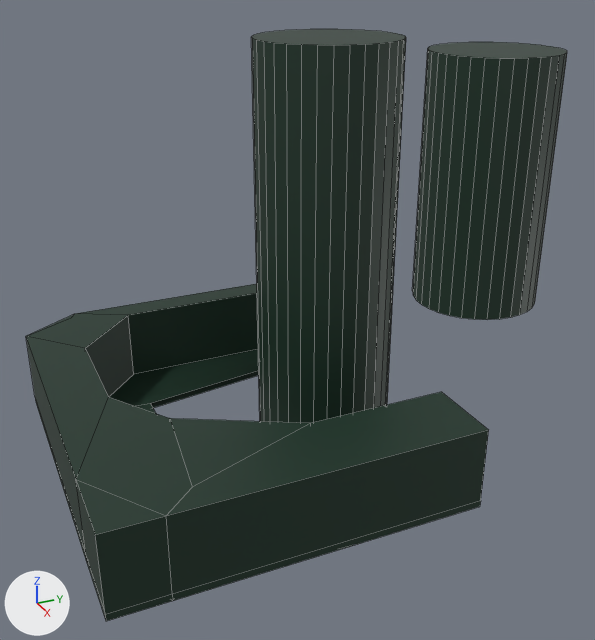
Before and after pictures for a commit that changed the OBJ model assets/walls.obj.
One viewpoint serves both versions: a 50 mm lens placed at (396.0, -235.0, 218.0), pointed at (5.0, -59.0, 23.0). The axes (+X, +Y, +Z) are drawn at lower left. The lights are the same throughout. The first picture is the older version. Mesh edges are drawn as thin lines. Where no turn or scale is listed for an object, it has been applied to the vertices. Vertices at exactly the same position are counted once.
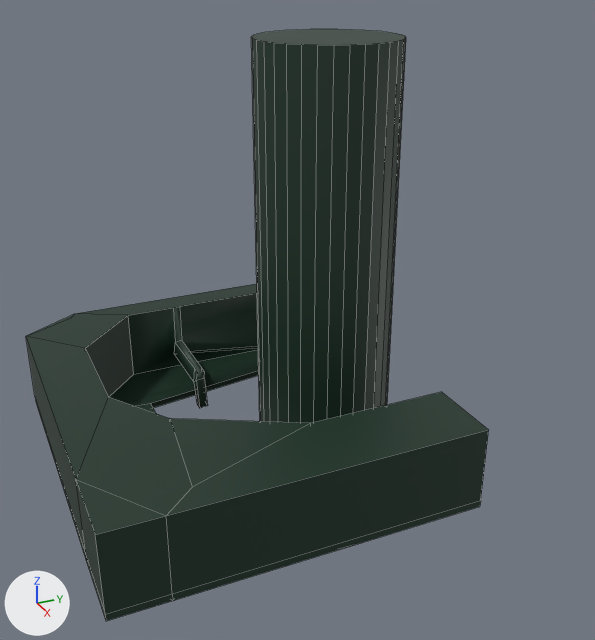
Commit message: finish line

The edits, one by one:
me_plane is used by ob_plane; location (0.0, 0.0, 0.0).
me_plane had 130 vertices, 84 faces, 2 loose edges and spanned x -26.0..163.0, y -206.0..-26.0, z -69.0..182.0.
me_plane now has 160 vertices, 106 faces, 2 loose edges and spans x -26.0..163.0, y -206.0..-26.0, z -69.0..182.0.
Part 1, on me_plane:
15 faces are deleted.
25 vertices are added at x -12.0..66.0, y -128.0..-36.0, z -6.0..89.0.
5 new vertices lie (0.0, 4.0, 0.0) away from vertices in x -12.0..29.0, y -128.0..-127.0, z 8.0..36.0.
37 new faces join them.
Object 'Circle' (ob_circle) is deleted.

What differs and where, as boxes [x1, y1, x2, y2] in the pictures (595 x 640 px):
'Circle', deleted: before [412, 42, 567, 320]
part 1 of me_plane, built on: before [76, 284, 259, 406]; after [76, 284, 259, 408]
